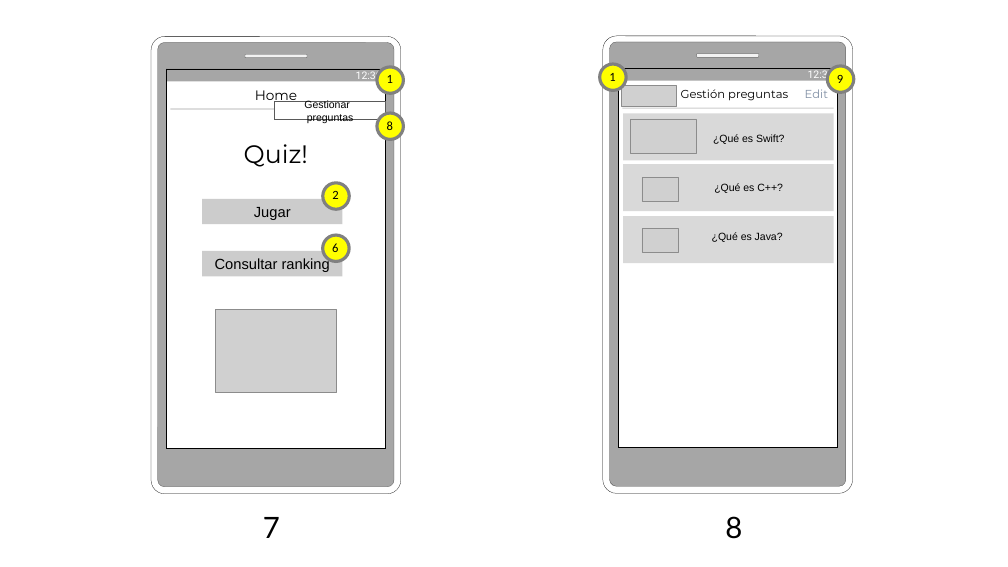
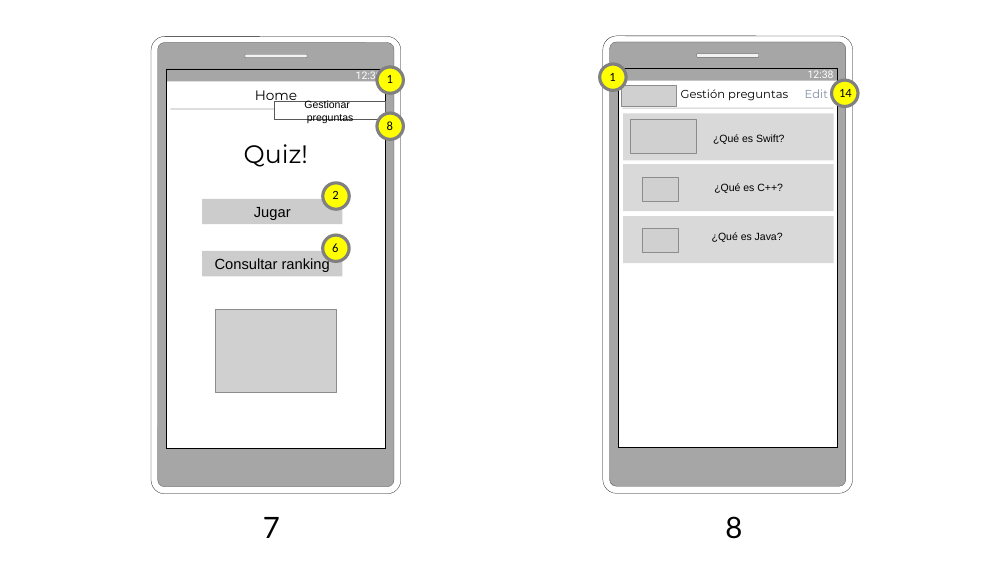
Before and after one commit to AlfonsoLRz/Quiz, a slide deck: slide 5 of doc/Storyboard.pptx. Drawn at 1008x567 pixels with LibreOffice and Linux fonts; fonts in the diff are those of the drawing; grey boxes stand for pictures; background and template pictures are left out. Boxes give left, top, right and bottom in pixels: in the first picture for what was removed or moved away, otherwise in the second. Text is boxed around its words. In the diff, an @@ line names an element or a change of style, - is before the commit and + after.

```diff
--- a/doc/Storyboard.pptx
+++ b/doc/Storyboard.pptx
@@ ellipse: place and size @@
-ellipse at [827, 66, 854, 92]
+ellipse at [832, 80, 858, 107]
@@ text removed at [837, 75, 843, 83] @@
-9
@@ text added at [839, 89, 852, 97], 12 pt, text #000000 @@
+14
```
Also in this commit, not shown: 6 other slides changed, 3 other files.
